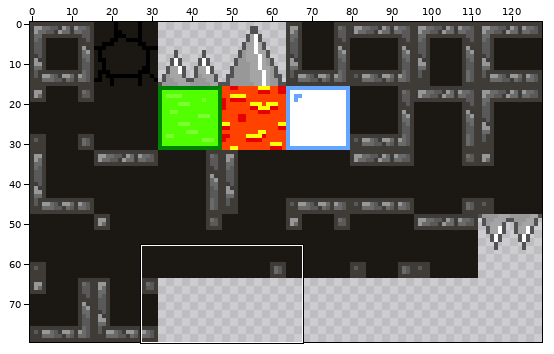
Sprite sheet -- assets/world2tilesheet.png. The first picture is a wide view before the edit; the outline marks the close-up.
Close-up. Earlier state:
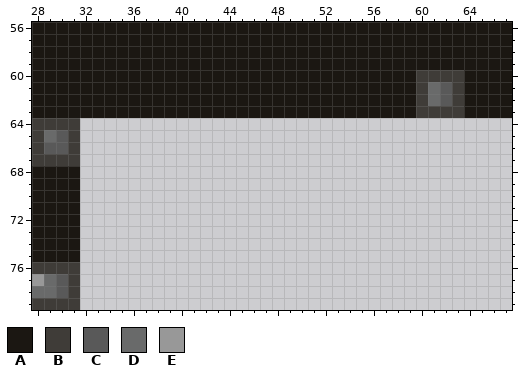
The file is 128x80 pixels. Colours within 5 levels of each other are drawn and written as one. Shown: x 28..67, y 56..79.
Palette (. is transparent): A #1b1712  B #3f3c38  C #595959  D #696a6a  E #989898
Pixels before, first column x 28:
56 AAAAAAAAAAAAAAAAAAAAAAAAAAAAAAAAAAAAAAAA
57 AAAAAAAAAAAAAAAAAAAAAAAAAAAAAAAAAAAAAAAA
58 AAAAAAAAAAAAAAAAAAAAAAAAAAAAAAAAAAAAAAAA
59 AAAAAAAAAAAAAAAAAAAAAAAAAAAAAAAAAAAAAAAA
60 AAAAAAAAAAAAAAAAAAAAAAAAAAAAAAAABBBBAAAA
61 AAAAAAAAAAAAAAAAAAAAAAAAAAAAAAAABDCBAAAA
62 AAAAAAAAAAAAAAAAAAAAAAAAAAAAAAAABDCBAAAA
63 AAAAAAAAAAAAAAAAAAAAAAAAAAAAAAAABBBBAAAA
64 BBBB....................................
65 BDCB....................................
66 BCCB....................................
67 BBBB....................................
68 AAAA....................................
69 AAAA....................................
70 AAAA....................................
71 AAAA....................................
72 AAAA....................................
73 AAAA....................................
74 AAAA....................................
75 AAAA....................................
76 BBBB....................................
77 EDCB....................................
78 DDCB....................................
79 BBBB....................................
After:
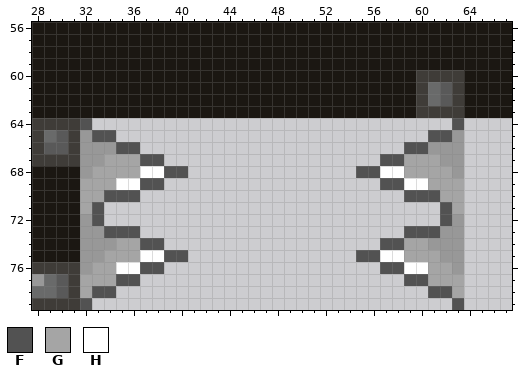
Colours new in this view: F #525252  G #a5a5a5  H #ffffff
Difference:
y 64: x 32 . -> F; x 63 . -> F
y 65: x 32..34 ... -> EFF; x 61..63 ... -> FFE
y 66: x 32..36 ..... -> EEEFF; x 59..63 ..... -> FFEEE
y 67: x 32..38 ....... -> EEGGGFF; x 57..63 ....... -> FFGGGEE
y 68: x 32..40 ......... -> EGGGGHHFF; x 55..63 ......... -> FFHHGGGGE
y 69: x 32..38 ....... -> GGGHHFF; x 57..63 ....... -> FFHHGGG
y 70: x 32..36 ..... -> GGFFF; x 59..63 ..... -> FFFGG
y 71: x 32..33 .. -> GF; x 62..63 .. -> FG
y 72: x 32..33 .. -> EF; x 62..63 .. -> FE
y 73: x 32..36 ..... -> EEFFF; x 59..63 ..... -> FFFEE
y 74: x 32..38 ....... -> EEEGGFF; x 57..63 ....... -> FFGGEEE
y 75: x 32..40 ......... -> EEGGGHHFF; x 55..63 ......... -> FFHHGGGEE
y 76: x 32..38 ....... -> EGGHHFF; x 57..63 ....... -> FFHHGGE
y 77: x 32..36 ..... -> GGGFF; x 59..63 ..... -> FFGGG
y 78: x 32..34 ... -> GFF; x 61..63 ... -> FFG
y 79: x 32 . -> F; x 63 . -> F
Pixel boxes of the changes (left, top, right, bottom) in both close-ups:
added: (80, 118, 188, 310)
added: (356, 118, 464, 310)
